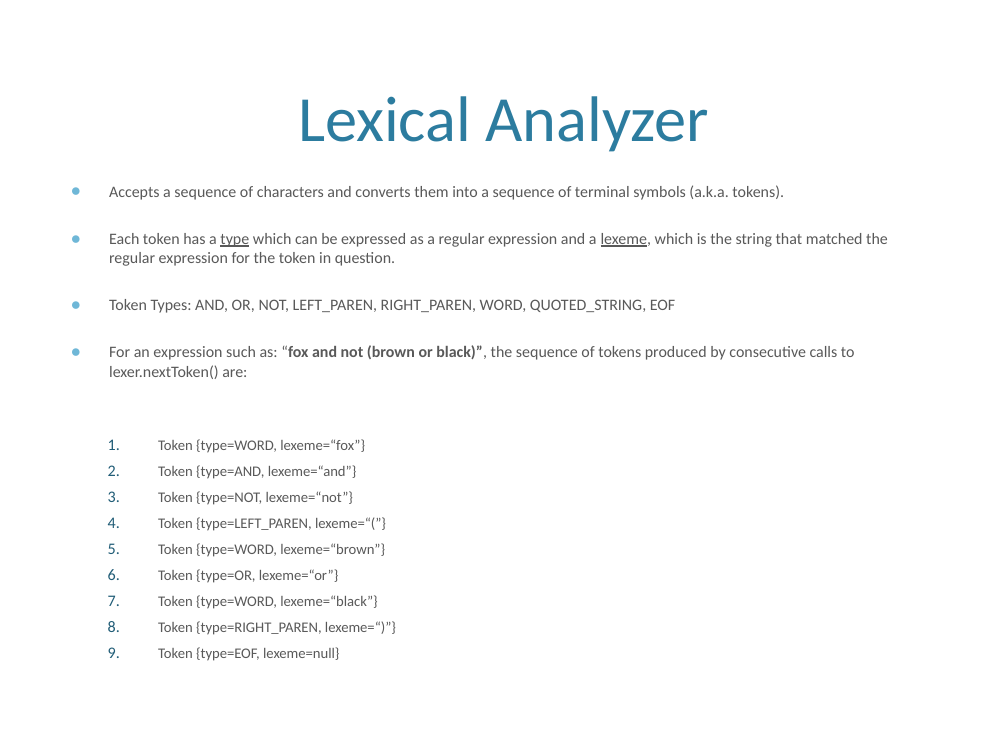
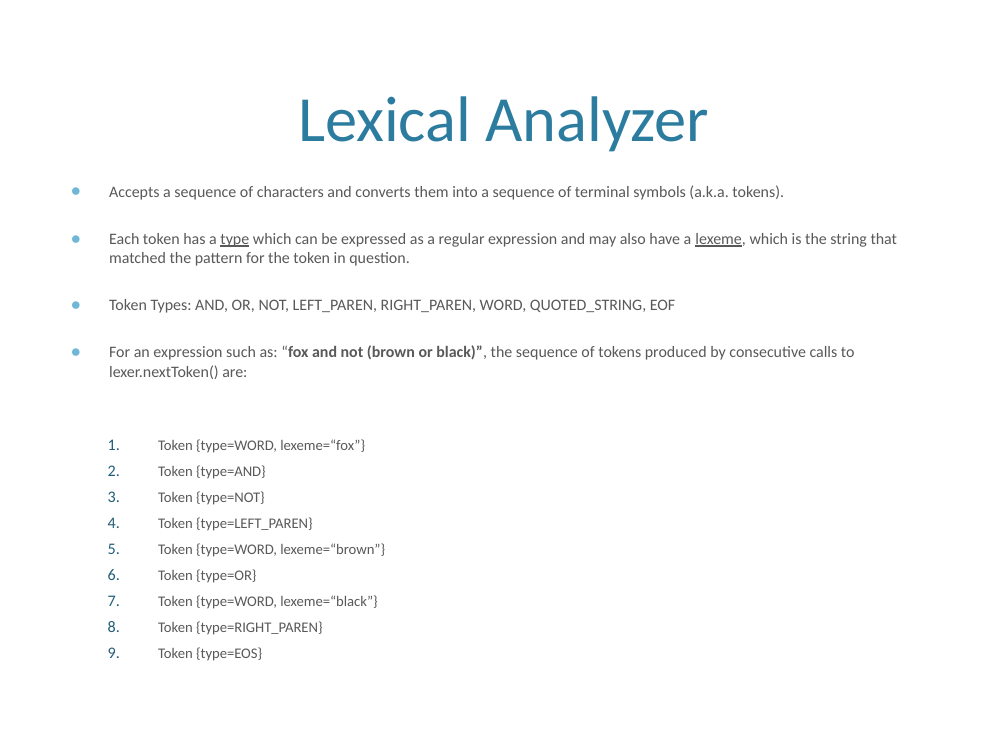
Before and after one commit to cpdevoto/design-patterns, a slide deck: slide 9 of string-search/little-language.pptx. Drawn at 1008x756 pixels with LibreOffice and Linux fonts; fonts in the diff are those of the drawing; background and template pictures are left out. Boxes give left, top, right and bottom in pixels: in the first picture for what was removed or moved away, otherwise in the second. Text is boxed around its words. In the diff, an @@ line names an element or a change of style, - is before the commit and + after.

Commit message:
string-search little language

```diff
--- a/string-search/little-language.pptx
+++ b/string-search/little-language.pptx
@@ text at <box>109,233,898,266</box>: text changed @@
-● Each token has a type which can be expressed as a regular expression and a lexeme, which is the string that matched the regular expression for the token in question.
+● Each token has a type which can be expressed as a regular expression and may also have a lexeme, which is the string that matched the pattern for the token in question.
@@ text at <box>158,465,313,531</box>: text changed @@
-  2. Token {type=AND, lexeme=“and”}
-  3. Token {type=NOT, lexeme=“not”}
-  4. Token {type=LEFT_PAREN, lexeme=“(”}
+  2. Token {type=AND}
+  3. Token {type=NOT}
+  4. Token {type=LEFT_PAREN}
@@ text at <box>158,569,257,583</box>: text changed @@
-  6. Token {type=OR, lexeme=“or”}
+  6. Token {type=OR}
@@ text at <box>158,621,323,661</box>: text changed @@
-  8. Token {type=RIGHT_PAREN, lexeme=“)”}
-  9. Token {type=EOF, lexeme=null}
+  8. Token {type=RIGHT_PAREN}
+  9. Token {type=EOS}
```
Also in this commit, not shown: 4 other slides changed, 1 other file.
